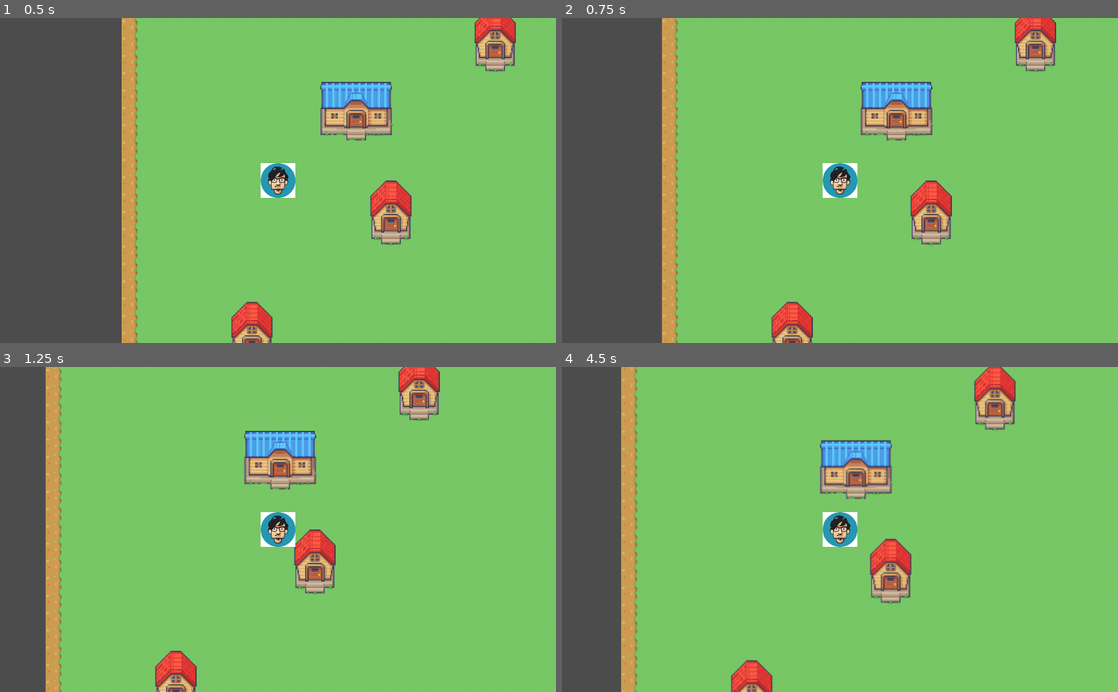
Above: before the commit, frames 1-4 (two rows, left to right).
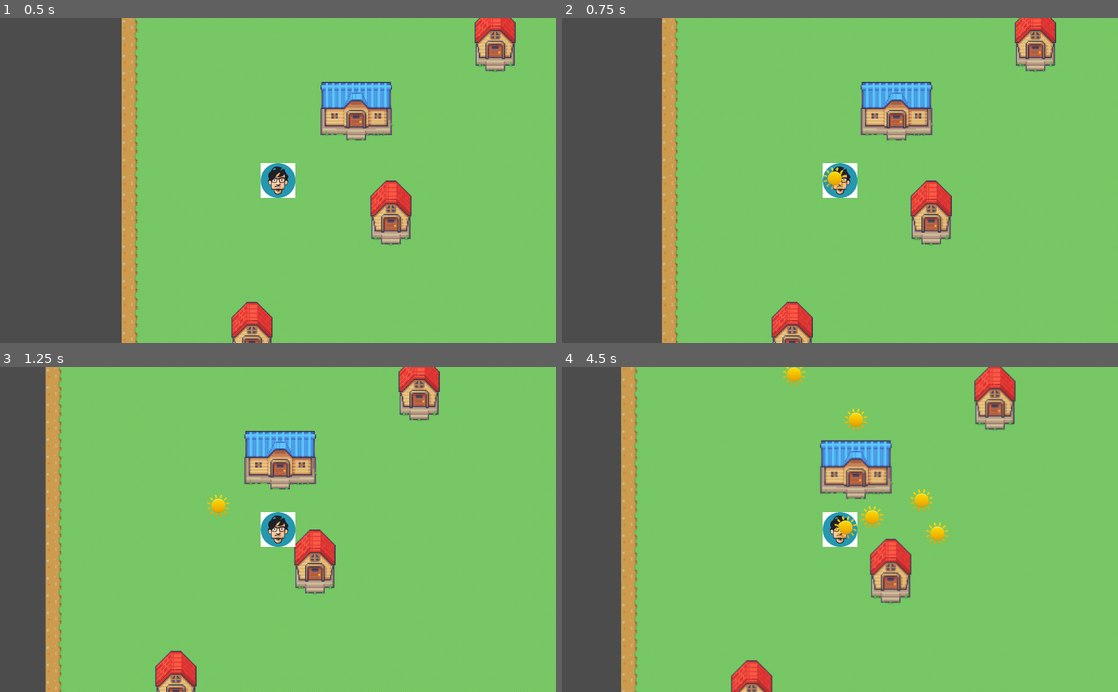
Above: after the commit, the same moments.

Repository: Getoutoffmybus/godot_game
Game: Godot game, scene res://Main.tscn
Same seed, same stepped clock (60 frames per second), same inputs: the game is played once before the commit and once after it.
Inputs:
- Up to frame 1 (0.5 s): no input
- Up to frame 2 (0.75 s): tap Enter at 0.5 s; hold D (right) from 0.53 s (still down); tap Space (space, bound only after the commit) at 0.6 s
- Up to frame 3 (1.25 s): keep holding D (right)
- Up to frame 4 (4.5 s): release D (right) at 1.28 s; hold S (down) 1.28-2.03 s; tap Space (space, bound only after the commit) every 0.75 s from 1.35 to 4.35 s; hold D (right) 2.03-2.78 s; hold W (up) 2.78-3.53 s; hold A (left) from 3.53 s (still down)

Frame 1 is identical in both runs. In frame 2, 0.1% of the frame differs, in the area x 47-52%, y 45-53%; in frame 3, 0.1%; in frame 4, 0.9%, in the area x 39-70%, y 0-55%.

Commit message:
add a ball

Diff:
--- a/Game/Player.gd
+++ b/Game/Player.gd
@@ -1,12 +1,9 @@
 extends KinematicBody2D
-
-
-# Declare member variables here. Examples:
-# var a = 2
-# var b = "text"
 
 var velocity = Vector2()
 
+
+onready var instancedObject = preload("res://ball.tscn")
 
 func read_input():
 	velocity = Vector2()
@@ -17,5 +14,10 @@
 	velocity.normalized()
 	velocity = move_and_slide(velocity * 200)
 
+	if Input.is_action_just_released("space"):
+		var object = instancedObject.instance()
+		object.transform.origin = transform.origin
+		get_owner().add_child(object)
+
 func _physics_process(_delta):
 	read_input()
--- /dev/null
+++ b/Game/ball.gd
@@ -0,0 +1,14 @@
+extends KinematicBody2D
+
+var velocity = Vector2()
+
+func read_input():
+	velocity = Vector2()
+
+	velocity.y -= 1
+
+	velocity.normalized()
+	velocity = move_and_slide(velocity * 80)
+
+func _physics_process(_delta):
+	read_input()
--- /dev/null
+++ b/Game/ball.tscn
@@ -0,0 +1,17 @@
+[gd_scene load_steps=4 format=2]
+
+[ext_resource path="res://images/sunny.png" type="Texture" id=1]
+[ext_resource path="res://ball.gd" type="Script" id=2]
+
+[sub_resource type="CircleShape2D" id=1]
+radius = 17.0294
+
+[node name="KinematicBody2D" type="KinematicBody2D"]
+script = ExtResource( 2 )
+
+[node name="Sprite" type="Sprite" parent="."]
+texture = ExtResource( 1 )
+
+[node name="CollisionShape2D" type="CollisionShape2D" parent="."]
+shape = SubResource( 1 )
+disabled = true
--- a/Game/project.godot
+++ b/Game/project.godot
@@ -40,6 +40,11 @@
 , Object(InputEventKey,"resource_local_to_scene":false,"resource_name":"","device":0,"alt":false,"shift":false,"control":false,"meta":false,"command":false,"pressed":false,"scancode":0,"physical_scancode":16777233,"unicode":0,"echo":false,"script":null)
  ]
 }
+space={
+"deadzone": 0.5,
+"events": [ Object(InputEventKey,"resource_local_to_scene":false,"resource_name":"","device":0,"alt":false,"shift":false,"control":false,"meta":false,"command":false,"pressed":false,"scancode":0,"physical_scancode":32,"unicode":0,"echo":false,"script":null)
+ ]
+}
 
 [physics]
 
